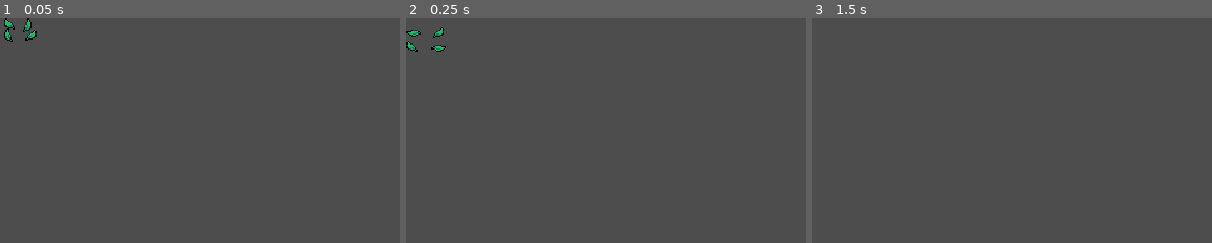
Above: before the commit, frames 1-3 (left to right).
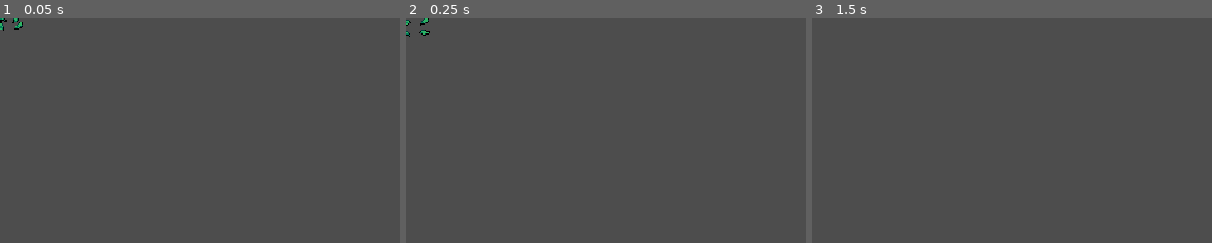
Above: after the commit, the same moments.

Repository: tara-pogancev/fox-rpg-godot
Game: Godot game, scene res://scenes/grass_effect.tscn
Two runs of this game, one before a commit and one after it. Both use one fixed random seed, a clock stepped at 60 frames per second and the inputs below. This scene is started directly instead of the project's main scene.
Inputs:
- Up to frame 1 (0.05 s): no input
- Up to frame 2 (0.25 s): no input
- Up to frame 3 (1.5 s): tap Enter at 0.5 s; hold Right (ui_right) 0.53-1.28 s; tap Space (attack) at 0.6, 1.25 s; hold Down (ui_down) from 1.28 s (still down); tap Z (roll) at 1.35 s
The pictures show only the part of the screen within x 0-50%, y 0-50%; the shares and areas given below are measured in that part.

The runs differ from the first frame. In frame 1, 0.4% of the frame differs, in the area x 0-10%, y 0-11%; in frame 2, 0.5%, in the area x 0-10%, y 0-16%; in frame 3, nothing differs.

Commit message:
Effects, bat state

Diff:
--- a/project.godot
+++ b/project.godot
@@ -22,6 +22,11 @@
 window/size/window_width_override=1280
 window/size/window_height_override=720
 window/stretch/mode="viewport"
+
+[editor]
+
+version_control/plugin_name="GitPlugin"
+version_control/autoload_on_startup=true
 
 [input]
 
@@ -78,7 +83,6 @@
 2d_physics/layer_2="Player"
 2d_physics/layer_3="PlayerHurtbox"
 2d_physics/layer_4="EnemyHurtbox"
-2d_physics/layer_5="Enemy"
 
 [rendering]
 
--- a/scenes/bat.tscn
+++ b/scenes/bat.tscn
@@ -1,9 +1,10 @@
-[gd_scene load_steps=13 format=3 uid="uid://dnfbbrropk15g"]
+[gd_scene load_steps=14 format=3 uid="uid://dnfbbrropk15g"]
 
 [ext_resource type="Texture2D" uid="uid://ss4vnsc20joc" path="res://assets/Enemies/Bat.png" id="1_idsb8"]
 [ext_resource type="Script" path="res://scripts/bat.gd" id="1_k4jgk"]
 [ext_resource type="Texture2D" uid="uid://cjxxrdrgujsio" path="res://assets/Shadows/SmallShadow.png" id="2_6p666"]
 [ext_resource type="PackedScene" uid="uid://bm3hwmhal54no" path="res://scenes/combat/hurt_box.tscn" id="3_bkcg7"]
+[ext_resource type="PackedScene" uid="uid://c2ocf3k8q1jiu" path="res://scenes/stats.tscn" id="5_4yc7t"]
 
 [sub_resource type="AtlasTexture" id="AtlasTexture_13ov5"]
 atlas = ExtResource("1_idsb8")
@@ -63,7 +64,7 @@
 position = Vector2(0, -12)
 sprite_frames = SubResource("SpriteFrames_xf5sv")
 autoplay = "default"
-frame_progress = 0.479484
+frame_progress = 0.401085
 
 [node name="ShadowSprite2D2" type="Sprite2D" parent="."]
 texture = ExtResource("2_6p666")
@@ -78,7 +79,11 @@
 position = Vector2(0, -13)
 shape = SubResource("CapsuleShape2D_t10dr")
 
+[node name="Stats" parent="." instance=ExtResource("5_4yc7t")]
+max_health = 4
+
 [connection signal="area_entered" from="HurtBox" to="." method="_on_hurt_box_area_entered"]
 [connection signal="body_entered" from="HurtBox" to="." method="_on_hurt_box_body_entered"]
+[connection signal="no_health" from="Stats" to="." method="_on_stats_no_health"]
 
 [editable path="HurtBox"]
--- /dev/null
+++ b/scenes/combat/hit_box.gd
@@ -0,0 +1,3 @@
+extends Area2D
+
+@export var damage = 1
--- a/scenes/combat/hit_box.tscn
+++ b/scenes/combat/hit_box.tscn
@@ -1,7 +1,10 @@
-[gd_scene format=3 uid="uid://1ud5pmlqs0gp"]
+[gd_scene load_steps=2 format=3 uid="uid://1ud5pmlqs0gp"]
+
+[ext_resource type="Script" path="res://scenes/combat/hit_box.gd" id="1_r8gtp"]
 
 [node name="HitBox" type="Area2D"]
 collision_layer = 0
 collision_mask = 0
+script = ExtResource("1_r8gtp")
 
 [node name="CollisionShape2D" type="CollisionShape2D" parent="."]
--- /dev/null
+++ b/scenes/combat/hurt_box.gd
@@ -0,0 +1,11 @@
+extends Area2D
+
+@export var show_hit_effect: bool = true
+
+const HitEffect = preload("res://scenes/hit_effect.tscn")
+
+func _on_area_entered(area: Area2D) -> void:
+	if show_hit_effect:
+		var hitEffect = HitEffect.instantiate()
+		hitEffect.global_position = global_position
+		get_tree().current_scene.add_child(hitEffect)
--- a/scenes/combat/hurt_box.tscn
+++ b/scenes/combat/hurt_box.tscn
@@ -1,7 +1,12 @@
-[gd_scene format=3 uid="uid://bm3hwmhal54no"]
+[gd_scene load_steps=2 format=3 uid="uid://bm3hwmhal54no"]
+
+[ext_resource type="Script" path="res://scenes/combat/hurt_box.gd" id="1_x0rkb"]
 
 [node name="HurtBox" type="Area2D"]
 collision_layer = 0
 collision_mask = 0
+script = ExtResource("1_x0rkb")
 
 [node name="CollisionShape2D" type="CollisionShape2D" parent="."]
+
+[connection signal="area_entered" from="." to="." method="_on_area_entered"]
--- /dev/null
+++ b/scenes/enemy_death_effect.tscn
@@ -0,0 +1,88 @@
+[gd_scene load_steps=14 format=3 uid="uid://dvb07bx3ofdqx"]
+
+[ext_resource type="Texture2D" uid="uid://b81vfdje8fd70" path="res://assets/Effects/EnemyDeathEffect.png" id="1_6sqas"]
+[ext_resource type="Script" path="res://scripts/effect.gd" id="2_5fwkl"]
+
+[sub_resource type="AtlasTexture" id="AtlasTexture_frsc1"]
+atlas = ExtResource("1_6sqas")
+region = Rect2(0, 0, 32, 32)
+
+[sub_resource type="AtlasTexture" id="AtlasTexture_bn77h"]
+atlas = ExtResource("1_6sqas")
+region = Rect2(32, 0, 32, 32)
+
+[sub_resource type="AtlasTexture" id="AtlasTexture_3gu4l"]
+atlas = ExtResource("1_6sqas")
+region = Rect2(64, 0, 32, 32)
+
+[sub_resource type="AtlasTexture" id="AtlasTexture_gysr4"]
+atlas = ExtResource("1_6sqas")
+region = Rect2(96, 0, 32, 32)
+
+[sub_resource type="AtlasTexture" id="AtlasTexture_7nuif"]
+atlas = ExtResource("1_6sqas")
+region = Rect2(128, 0, 32, 32)
+
+[sub_resource type="AtlasTexture" id="AtlasTexture_ubo15"]
+atlas = ExtResource("1_6sqas")
+region = Rect2(160, 0, 32, 32)
+
+[sub_resource type="AtlasTexture" id="AtlasTexture_52ocs"]
+atlas = ExtResource("1_6sqas")
+region = Rect2(192, 0, 32, 32)
+
+[sub_resource type="AtlasTexture" id="AtlasTexture_ukkp8"]
+atlas = ExtResource("1_6sqas")
+region = Rect2(224, 0, 32, 32)
+
+[sub_resource type="AtlasTexture" id="AtlasTexture_0tdud"]
+atlas = ExtResource("1_6sqas")
+region = Rect2(256, 0, 32, 32)
+
+[sub_resource type="AtlasTexture" id="AtlasTexture_otga5"]
+atlas = ExtResource("1_6sqas")
+region = Rect2(288, 0, 32, 32)
+
+[sub_resource type="SpriteFrames" id="SpriteFrames_oeq5n"]
+animations = [{
+"frames": [{
+"duration": 1.0,
+"texture": SubResource("AtlasTexture_frsc1")
+}, {
+"duration": 1.0,
+"texture": SubResource("AtlasTexture_bn77h")
+}, {
+"duration": 1.0,
+"texture": SubResource("AtlasTexture_3gu4l")
+}, {
+"duration": 1.0,
+"texture": SubResource("AtlasTexture_gysr4")
+}, {
+"duration": 1.0,
+"texture": SubResource("AtlasTexture_7nuif")
+}, {
+"duration": 1.0,
+"texture": SubResource("AtlasTexture_ubo15")
+}, {
+"duration": 1.0,
+"texture": SubResource("AtlasTexture_52ocs")
+}, {
+"duration": 1.0,
+"texture": SubResource("AtlasTexture_ukkp8")
+}, {
+"duration": 1.0,
+"texture": SubResource("AtlasTexture_0tdud")
+}, {
+"duration": 1.0,
+"texture": SubResource("AtlasTexture_otga5")
+}],
+"loop": false,
+"name": &"default",
+"speed": 10.0
+}]
+
+[node name="EnemyDeathEffect" type="AnimatedSprite2D"]
+position = Vector2(0, -8)
+sprite_frames = SubResource("SpriteFrames_oeq5n")
+autoplay = "default"
+script = ExtResource("2_5fwkl")
--- a/scenes/grass.tscn
+++ b/scenes/grass.tscn
@@ -16,6 +16,7 @@
 
 [node name="HurtBox" parent="." instance=ExtResource("3_bng4p")]
 collision_mask = 8
+show_hit_effect = false
 
 [node name="CollisionShape2D" parent="HurtBox" index="0"]
 position = Vector2(8, 8)
--- a/scenes/grass_effect.tscn
+++ b/scenes/grass_effect.tscn
@@ -1,57 +1,56 @@
-[gd_scene load_steps=9 format=3 uid="uid://cs5bgg6njg7tp"]
+[gd_scene load_steps=9 format=3 uid="uid://vt1jtl6a4qat"]
 
 [ext_resource type="Texture2D" uid="uid://rd1iewnw2cen" path="res://assets/Effects/GrassEffect.png" id="1_v2sr4"]
-[ext_resource type="Script" path="res://scripts/grass_effect.gd" id="1_xjlms"]
+[ext_resource type="Script" path="res://scripts/effect.gd" id="2_n7rdj"]
 
-[sub_resource type="AtlasTexture" id="AtlasTexture_ue5g7"]
+[sub_resource type="AtlasTexture" id="AtlasTexture_hcspv"]
 atlas = ExtResource("1_v2sr4")
 region = Rect2(0, 0, 32, 32)
 
-[sub_resource type="AtlasTexture" id="AtlasTexture_gv1h8"]
+[sub_resource type="AtlasTexture" id="AtlasTexture_mtvxb"]
 atlas = ExtResource("1_v2sr4")
 region = Rect2(32, 0, 32, 32)
 
-[sub_resource type="AtlasTexture" id="AtlasTexture_tfkfw"]
+[sub_resource type="AtlasTexture" id="AtlasTexture_rcgmf"]
 atlas = ExtResource("1_v2sr4")
 region = Rect2(64, 0, 32, 32)
 
-[sub_resource type="AtlasTexture" id="AtlasTexture_eqm2b"]
+[sub_resource type="AtlasTexture" id="AtlasTexture_sfm7w"]
 atlas = ExtResource("1_v2sr4")
 region = Rect2(96, 0, 32, 32)
 
-[sub_resource type="AtlasTexture" id="AtlasTexture_4sh7u"]
+[sub_resource type="AtlasTexture" id="AtlasTexture_vleyf"]
 atlas = ExtResource("1_v2sr4")
 region = Rect2(128, 0, 32, 32)
 
-[sub_resource type="SpriteFrames" id="SpriteFrames_pg73u"]
+[sub_resource type="SpriteFrames" id="SpriteFrames_frjja"]
 animations = [{
 "frames": [{
 "duration": 1.0,
-"texture": SubResource("AtlasTexture_ue5g7")
+"texture": SubResource("AtlasTexture_hcspv")
 }, {
 "duration": 1.0,
-"texture": SubResource("AtlasTexture_gv1h8")
+"texture": SubResource("AtlasTexture_mtvxb")
 }, {
 "duration": 1.0,
-"texture": SubResource("AtlasTexture_tfkfw")
+"texture": SubResource("AtlasTexture_rcgmf")
 }, {
 "duration": 1.0,
-"texture": SubResource("AtlasTexture_eqm2b")
+"texture": SubResource("AtlasTexture_sfm7w")
 }, {
 "duration": 1.0,
-"texture": SubResource("AtlasTexture_4sh7u")
+"texture": SubResource("AtlasTexture_vleyf")
 }],
 "loop": false,
 "name": &"default",
-"speed": 15.0
+"speed": 10.0
 }]
 
-[node name="GrassEffect" type="Node2D"]
-script = ExtResource("1_xjlms")
-
-[node name="AnimatedSprite2D" type="AnimatedSprite2D" parent="."]
-position = Vector2(16, 16)
-sprite_frames = SubResource("SpriteFrames_pg73u")
+[node name="GrassEffect" type="AnimatedSprite2D"]
+position = Vector2(8, 8)
+scale = Vector2(0.75, 0.75)
+sprite_frames = SubResource("SpriteFrames_frjja")
 autoplay = "default"
-
-[connection signal="animation_finished" from="AnimatedSprite2D" to="." method="_on_animated_sprite_2d_animation_finished"]
+frame = 4
+frame_progress = 1.0
+script = ExtResource("2_n7rdj")
--- /dev/null
+++ b/scenes/hit_effect.tscn
@@ -0,0 +1,32 @@
+[gd_scene load_steps=6 format=3 uid="uid://btdq0dj8xrh0k"]
+
+[ext_resource type="Texture2D" uid="uid://dsyt4q6y5qyvy" path="res://assets/Effects/HitEffect.png" id="1_ndmos"]
+[ext_resource type="Script" path="res://scripts/effect.gd" id="2_5frlg"]
+
+[sub_resource type="AtlasTexture" id="AtlasTexture_xn4r0"]
+atlas = ExtResource("1_ndmos")
+region = Rect2(0, 0, 24, 24)
+
+[sub_resource type="AtlasTexture" id="AtlasTexture_lmov3"]
+atlas = ExtResource("1_ndmos")
+region = Rect2(24, 0, 24, 24)
+
+[sub_resource type="SpriteFrames" id="SpriteFrames_enr8w"]
+animations = [{
+"frames": [{
+"duration": 1.0,
+"texture": SubResource("AtlasTexture_xn4r0")
+}, {
+"duration": 1.0,
+"texture": SubResource("AtlasTexture_lmov3")
+}],
+"loop": false,
+"name": &"default",
+"speed": 10.0
+}]
+
+[node name="HitEffect" type="AnimatedSprite2D"]
+position = Vector2(0, -8)
+sprite_frames = SubResource("SpriteFrames_enr8w")
+autoplay = "default"
+script = ExtResource("2_5frlg")
--- a/scenes/player.tscn
+++ b/scenes/player.tscn
@@ -683,6 +683,7 @@
 [node name="SwordHitbox" parent="." instance=ExtResource("4_vvny5")]
 collision_layer = 8
 script = ExtResource("4_3pin1")
+damage = 2
 
 [node name="CollisionShape2D" parent="SwordHitbox" index="0"]
 position = Vector2(0, -18)
@@ -702,9 +703,9 @@
 active = false
 tree_root = SubResource("AnimationNodeStateMachine_vp332")
 anim_player = NodePath("../AnimationPlayer")
-parameters/Attack/blend_position = Vector2(-0.000836849, 0)
-parameters/Idle/blend_position = Vector2(-0.00183821, 0.0491803)
-parameters/Roll/blend_position = Vector2(0.904603, -0.0352942)
-parameters/Run/blend_position = Vector2(-0.00662249, 0.00549459)
+parameters/Attack/blend_position = Vector2(0, 1)
+parameters/Idle/blend_position = Vector2(0, 1)
+parameters/Roll/blend_position = Vector2(0, 1)
+parameters/Run/blend_position = Vector2(0, 1)
 
 [editable path="SwordHitbox"]
--- /dev/null
+++ b/scenes/stats.tscn
@@ -0,0 +1,6 @@
+[gd_scene load_steps=2 format=3 uid="uid://c2ocf3k8q1jiu"]
+
+[ext_resource type="Script" path="res://scripts/stats.gd" id="1_3ekjq"]
+
+[node name="Stats" type="Node"]
+script = ExtResource("1_3ekjq")
--- a/scripts/bat.gd
+++ b/scripts/bat.gd
@@ -1,8 +1,27 @@
 extends CharacterBody2D
+
+@onready var stats: Node = $Stats
+
+const EnemyDeathEffect = preload("res://scenes/enemy_death_effect.tscn")
+
+enum {
+	IDLE,
+	WANDER,
+	CHASE
+}
+
+var state = IDLE
 
 func _physics_process(delta: float) -> void:
 	velocity = velocity.move_toward(Vector2.ZERO, 200 * delta)
 	move_and_slide()
 
-func _on_hurt_box_area_entered(area: Area2D) -> void:
+func _on_hurt_box_area_entered(area) -> void:
 	velocity = area.knockback_vector * 160
+	stats.aply_damage(area.damage)
+
+func _on_stats_no_health() -> void:
+	var enemyDeathEffect = EnemyDeathEffect.instantiate()
+	enemyDeathEffect.global_position = global_position
+	get_parent().add_child(enemyDeathEffect)
+	queue_free()
--- /dev/null
+++ b/scripts/effect.gd
@@ -0,0 +1,7 @@
+extends AnimatedSprite2D
+
+func _ready() -> void:
+	connect("animation_finished", Callable(self, "_on_animated_finished"))
+
+func _on_animated_finished() -> void:
+	queue_free()
--- a/scripts/grass.gd
+++ b/scripts/grass.gd
@@ -1,6 +1,6 @@
 extends Node2D
 
-var GrassEffect = preload("res://scenes/grass_effect.tscn")
+const GrassEffect = preload("res://scenes/grass_effect.tscn")
 
 func _on_hurt_box_area_entered(area: Area2D) -> void:
 	var grassEffect = GrassEffect.instantiate()
--- a/scripts/grass_effect.gd
+++ /dev/null
@@ -1,7 +0,0 @@
-extends Node2D
-
-@onready var animated_sprite_2d: AnimatedSprite2D = $AnimatedSprite2D
-
-
-func _on_animated_sprite_2d_animation_finished() -> void:
-	queue_free()
--- /dev/null
+++ b/scripts/stats.gd
@@ -0,0 +1,15 @@
+extends Node
+
+@export var  max_health = 1
+@onready var health = max_health
+
+signal no_health
+
+# Called every frame. 'delta' is the elapsed time since the previous frame.
+func _process(delta: float) -> void:
+	pass
+
+func aply_damage(dmg: int):
+	health -= dmg
+	if (health <= 0):
+		emit_signal("no_health")
--- a/scripts/sword_hitbox.gd
+++ b/scripts/sword_hitbox.gd
@@ -1,3 +1,3 @@
-extends Area2D
+extends "res://scenes/combat/hit_box.gd"
 
 var knockback_vector = Vector2.ZERO
Not shown, added: addons/godot-git-plugin-v3.1.1/addons/godot-git-plugin/plugin.cfg
Not shown, added: addons/godot-git-plugin-v3.1.1/addons/godot-git-plugin/THIRDPARTY.md
Not shown, added: addons/godot-git-plugin-v3.1.1/addons/godot-git-plugin/git_plugin.gdextension
Not shown, added: addons/godot-git-plugin-v3.1.1/addons/godot-git-plugin/linux/libgit_plugin.linux.editor.x86_64.so
Not shown, added: addons/godot-git-plugin-v3.1.1/addons/godot-git-plugin/macos/libgit_plugin.macos.editor.universal.dylib
Not shown, added: addons/godot-git-plugin-v3.1.1/addons/godot-git-plugin/win64/libgit_plugin.windows.editor.x86_64.dll
Not shown, added: addons/godot-git-plugin-v3.1.1/addons/godot-git-plugin/win64/libgit_plugin.windows.editor.x86_64.exp
Not shown, added: addons/godot-git-plugin-v3.1.1/addons/godot-git-plugin/win64/libgit_plugin.windows.editor.x86_64.lib
Not shown, added: addons/godot-git-plugin-v3.1.1/addons/godot-git-plugin/win64/~libgit_plugin.windows.editor.x86_64.dll
